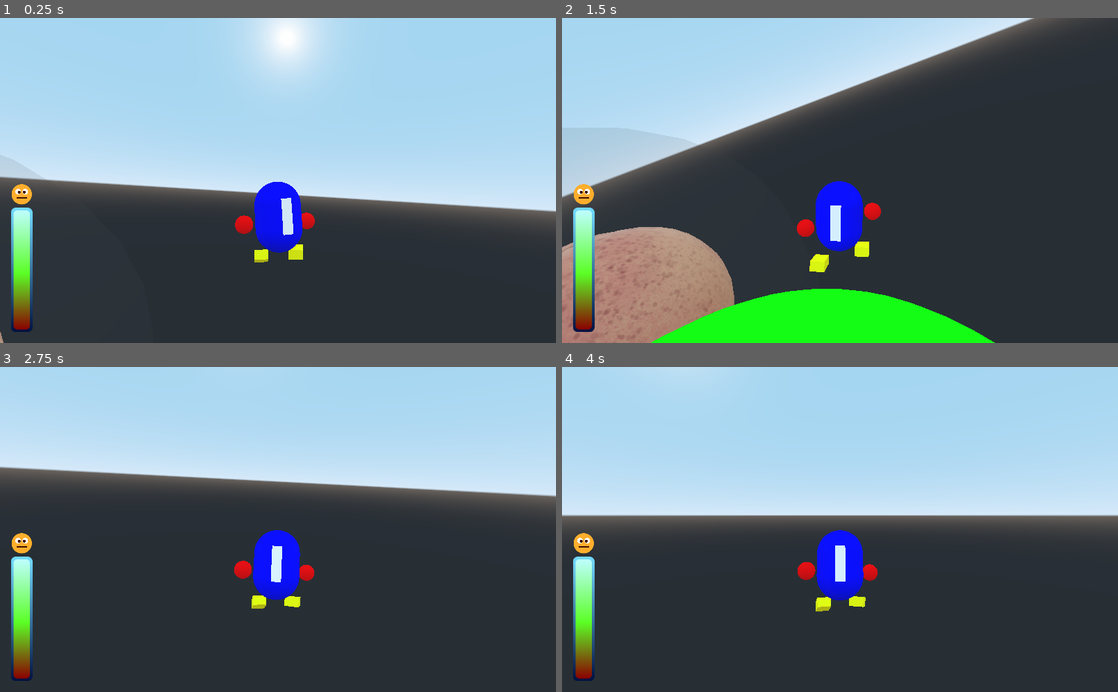
Above: before the commit, frames 1-4 (two rows, left to right).
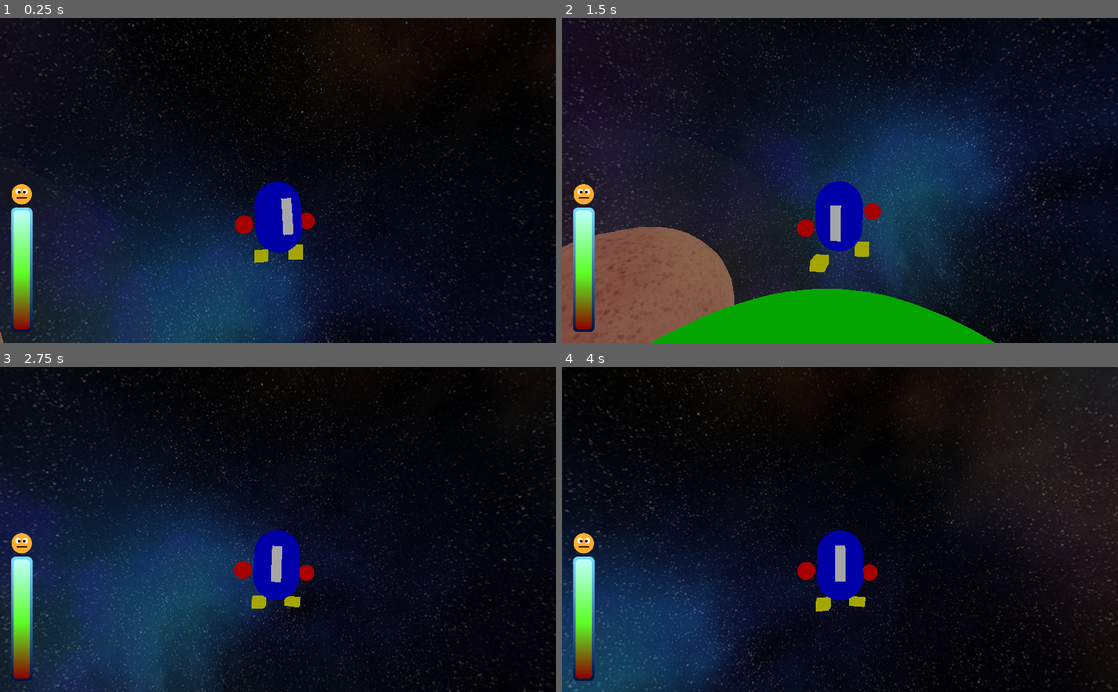
Above: after the commit, the same moments.

Repository: Sacristan/ASStro
Game: Godot game, scene res://scenes/levels/level1.tscn
Same seed, same stepped clock (60 frames per second), same inputs: the game is played once before the commit and once after it. The engine's default icon, where the game draws it, is replaced by a stand-in: a white triangle on a blue panel in a dark square.
Inputs (mouse positions are in pixels of both pictures, inside the frame that each line leads up to):
- Up to frame 1 (0.25 s): no input
- Up to frame 2 (1.5 s): tap Enter at 0.5 s; move the mouse to (867, 180) at 0.52 s; hold W (move_forward) from 0.53 s (still down); right-click (867, 180) at 0.6 s; click (867, 180) at 0.77 s; move the mouse to (812, 180) at 1.27 s; tap Space at 1.35 s
- Up to frame 3 (2.75 s): keep holding W (move_forward); click (250, 529) at 1.52 s; move the mouse to (289, 523) at 2.02 s; right-click (289, 523) at 2.1 s
- Up to frame 4 (4 s): keep holding W (move_forward); move the mouse to (834, 536) at 2.77 s; tap Space at 2.85, 3.5 s; click (834, 536) at 3.02 s; move the mouse to (878, 532) at 3.52 s; right-click (878, 532) at 3.6 s; click (878, 532) at 3.77 s

The runs differ from the first frame. In frame 1, 90% of the frame differs, in the area x 0-100%, y 0-100%; in frame 2, 85%; in frame 3, 90%; in frame 4, 96%.

Commit message:
apply skybox

Diff:
--- a/AstroSomething/default_env.tres
+++ b/AstroSomething/default_env.tres
@@ -1,6 +1,9 @@
-[gd_resource type="Environment" load_steps=2 format=2]
+[gd_resource type="Environment" load_steps=3 format=2]
 
-[sub_resource type="ProceduralSky" id=1]
+[ext_resource path="res://skybox_1.png" type="Texture" id=1]
+
+[sub_resource type="PanoramaSky" id=1]
+panorama = ExtResource( 1 )
 
 [resource]
 background_mode = 2
